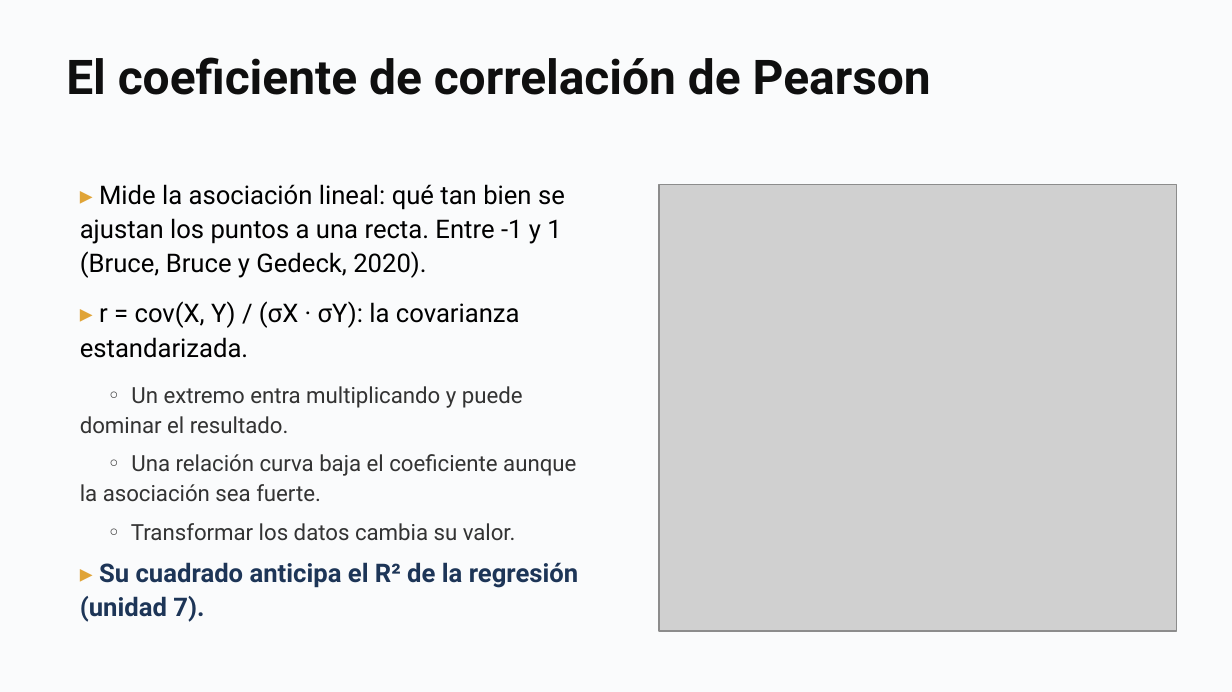
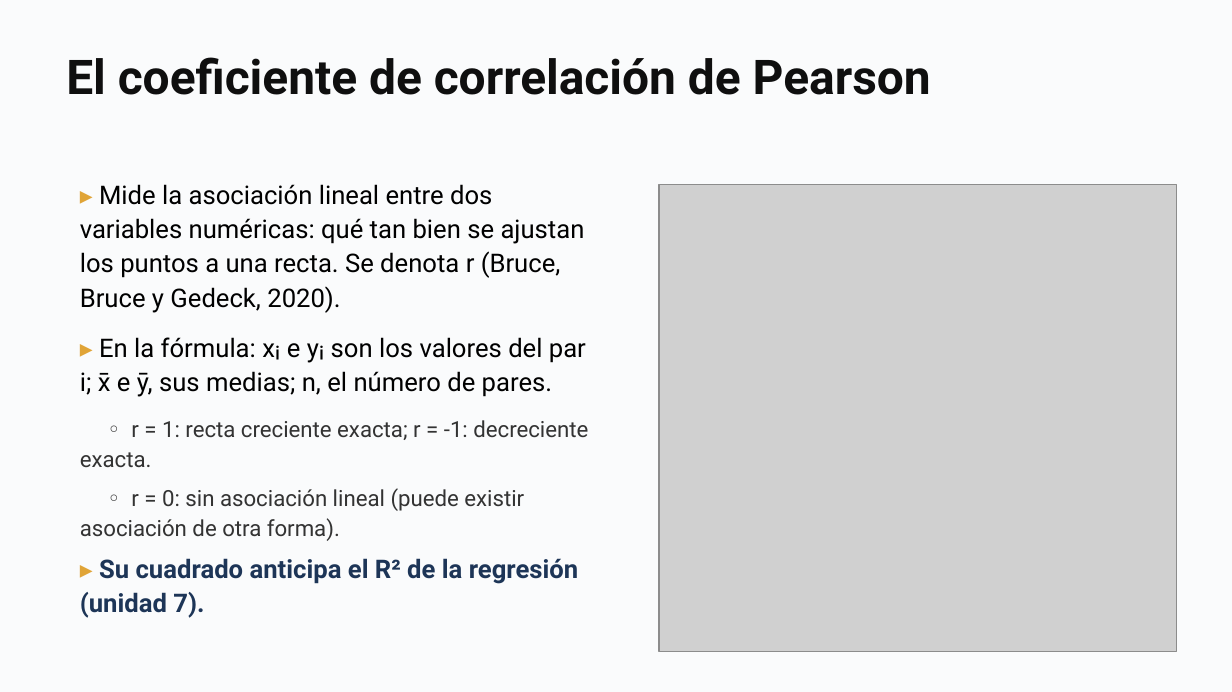
Before and after one commit to daniopitz/cienciadatos, a slide deck: slide 6 of presentaciones/clase02_pandas_eda.pptx. Drawn at 1232x692 pixels with LibreOffice and Linux fonts; fonts in the diff are those of the drawing; grey boxes stand for pictures. Boxes give left, top, right and bottom in pixels: in the first picture for what was removed or moved away, otherwise in the second. Text is boxed around its words. In the diff, an @@ line names an element or a change of style, - is before the commit and + after.

```diff
--- a/presentaciones/clase02_pandas_eda.pptx
+++ b/presentaciones/clase02_pandas_eda.pptx
@@ text at (x1=80, y1=184, x2=588, y2=541): text changed; size 13 to 15 pt; text colour #333333 to #000000 @@
-▸ Mide la asociación lineal: qué tan bien se ajustan los puntos a una recta. Entre -1 y 1 (Bruce, Bruce y Gedeck, 2020).
-▸ r = cov(X, Y) / (σX · σY): la covarianza estandarizada.
-◦ Un extremo entra multiplicando y puede dominar el resultado.
-◦ Una relación curva baja el coeficiente aunque la asociación sea fuerte.
-◦ Transformar los datos cambia su valor.
+▸ Mide la asociación lineal entre dos variables numéricas: qué tan bien se ajustan los puntos a una recta. Se denota r (Bruce, Bruce y Gedeck, 2020).
+▸ En la fórmula: xᵢ e yᵢ son los valores del par i; x̄ e ȳ, sus medias; n, el número de pares.
+◦ r = 1: recta creciente exacta; r = -1: decreciente exacta.
+◦ r = 0: sin asociación lineal (puede existir asociación de otra forma).
@@ picture resized from (x1=659, y1=185, x2=1177, y2=631) to (x1=659, y1=185, x2=1177, y2=652) @@
```
Also in this commit, not shown: 1 other slide changed, 1 slide added, 2 other files.
